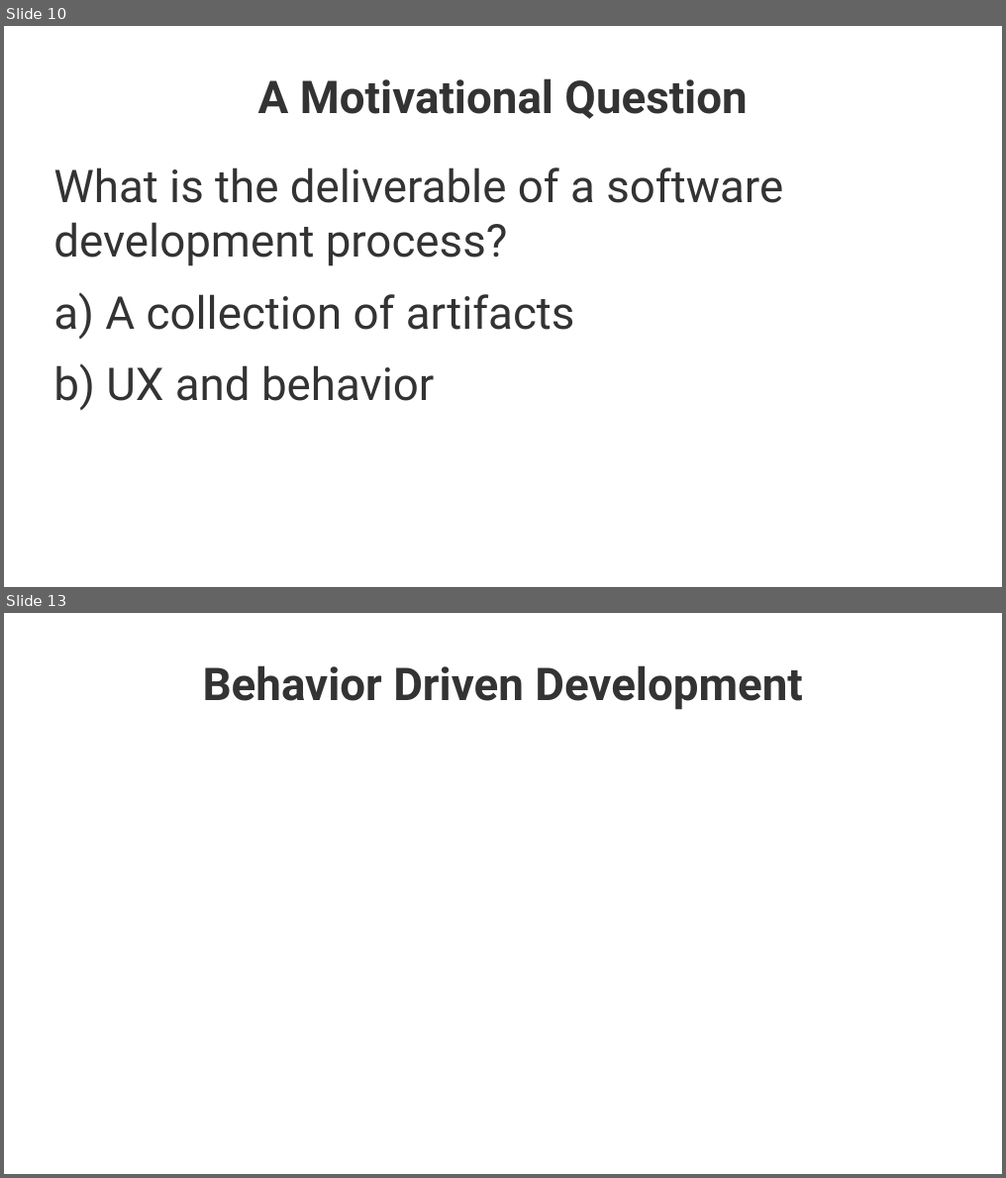
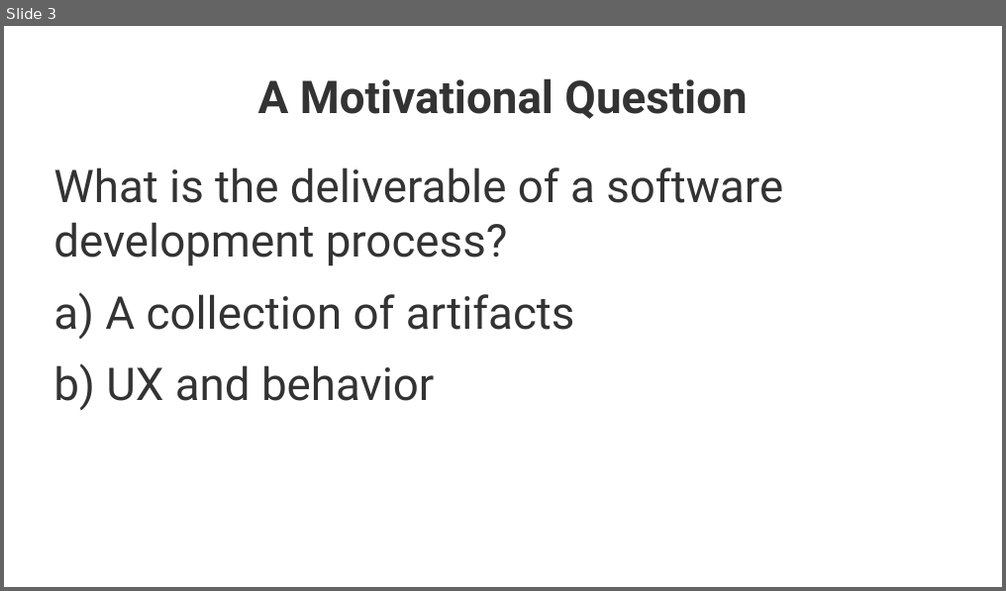
Before and after one commit to maxmeffert/SystemTesting, a slide deck: Presentation/Presentation.odp. Shown one above the other, each under a label of ours: slides 10 and 13 before the commit, slide 3 after it; the slides between them are not shown. The pictures are 1006x1178 and 1006x591 pixels, drawn with LibreOffice and Linux fonts; fonts in the diff are those of the drawing; background and template pictures are left out. Boxes give left, top, right and bottom in pixels: in the first picture for what was removed or moved away, otherwise in the second. Text is boxed around its words. In the diff, an @@ line names an element or a change of style, - is before the commit and + after.

```diff
--- a/Presentation/Presentation.odp
+++ b/Presentation/Presentation.odp
@@ slide 13 removed at <box>4,613,1002,1174</box>, background picture (left out) @@
@@ title removed at <box>203,665,803,710</box> @@
-Behavior Driven Development
@@ what was slide 10 is now slide 3 @@
```
Also in this commit, not shown: 5 slides changed, 10 slides added, 2 other slides removed, 1 other file.
